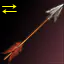
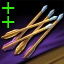
Layered file, before and after one edit (64 x 64). Changes by layer:
showed "Double-Add" over [2, 2, 15, 28]
hid "Switch Symbol" over [2, 4, 17, 14]
added layer "bolts.webp" above "Arrow" over [0, 0, 64, 64]
hid "Arrow" over [0, 0, 64, 64]
